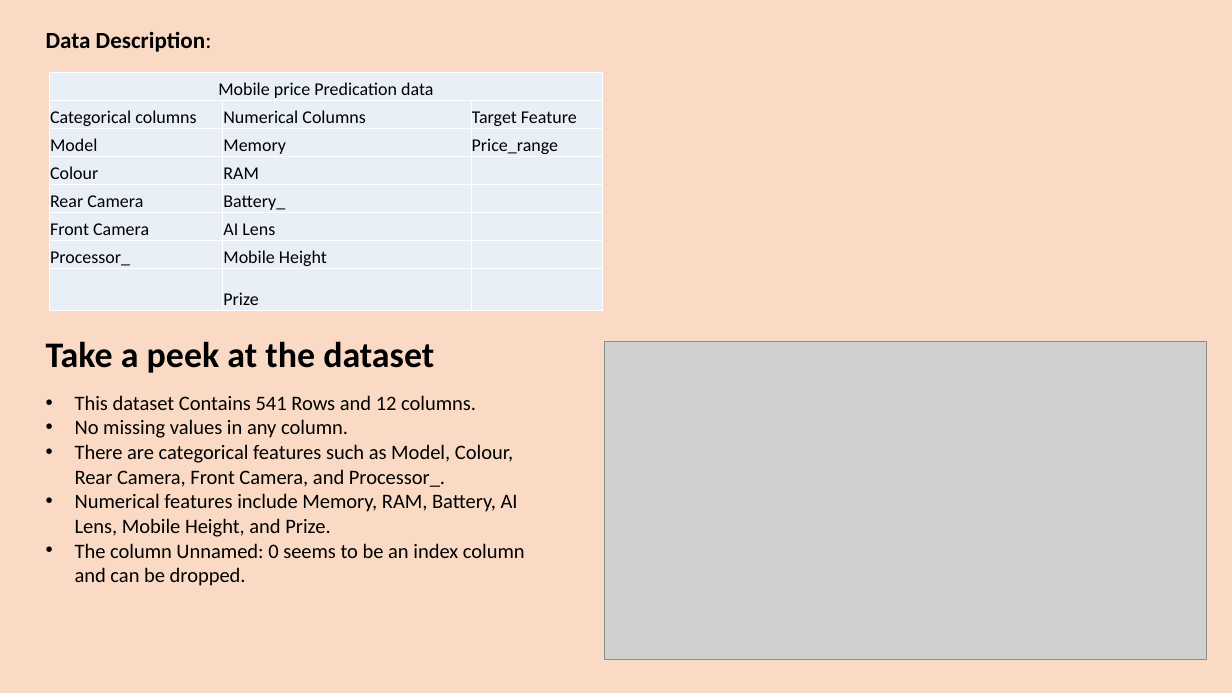
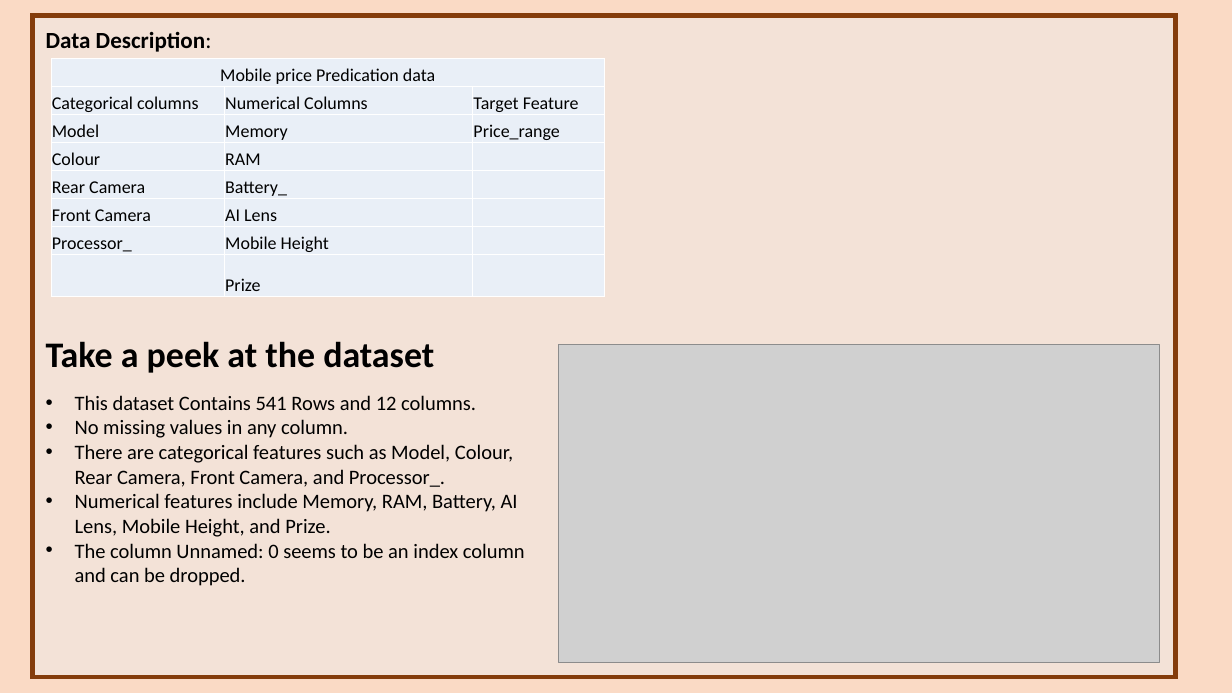
Before and after one commit to rajani1616/project4-Mobile-price-prediction, a slide deck: slide 5 of project4ppt.pptx. Drawn at 1232x693 pixels with LibreOffice and Linux fonts; fonts in the diff are those of the drawing; grey boxes stand for pictures. Boxes give left, top, right and bottom in pixels: in the first picture for what was removed or moved away, otherwise in the second. Text is boxed around its words. In the diff, an @@ line names an element or a change of style, - is before the commit and + after.

```diff
--- a/project4ppt.pptx
+++ b/project4ppt.pptx
@@ rectangle added at <box>32,16,1176,677</box>, fill #EDEDED at 47% opacity, outline #843C0B 3.5 pt @@
@@ table: place and size @@
-table at <box>49,72,604,310</box>
+table at <box>51,59,605,297</box>
@@ picture: place and size @@
-picture at <box>604,341,1206,659</box>
+picture at <box>558,345,1160,663</box>
```
Also in this commit, not shown: 17 other slides changed.
